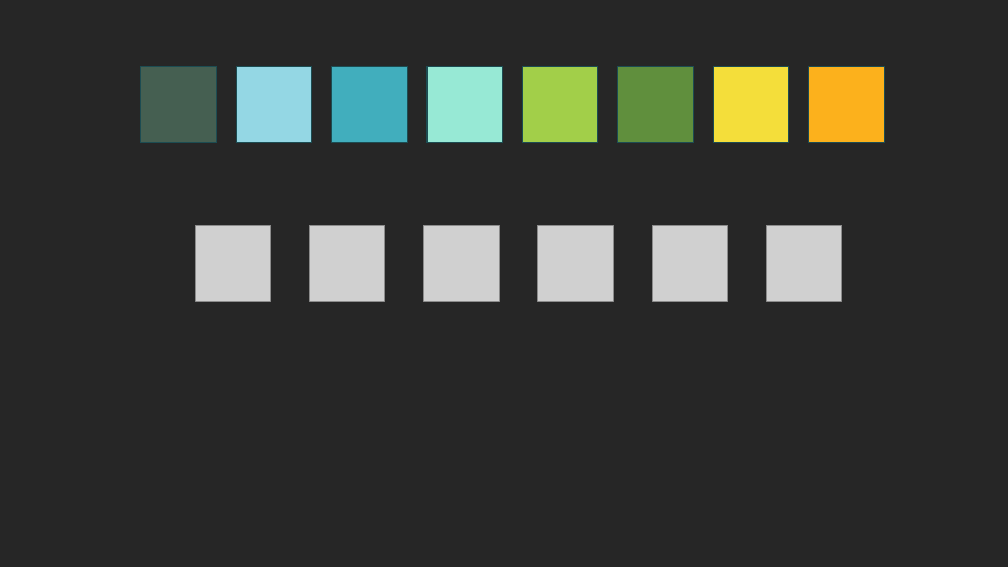
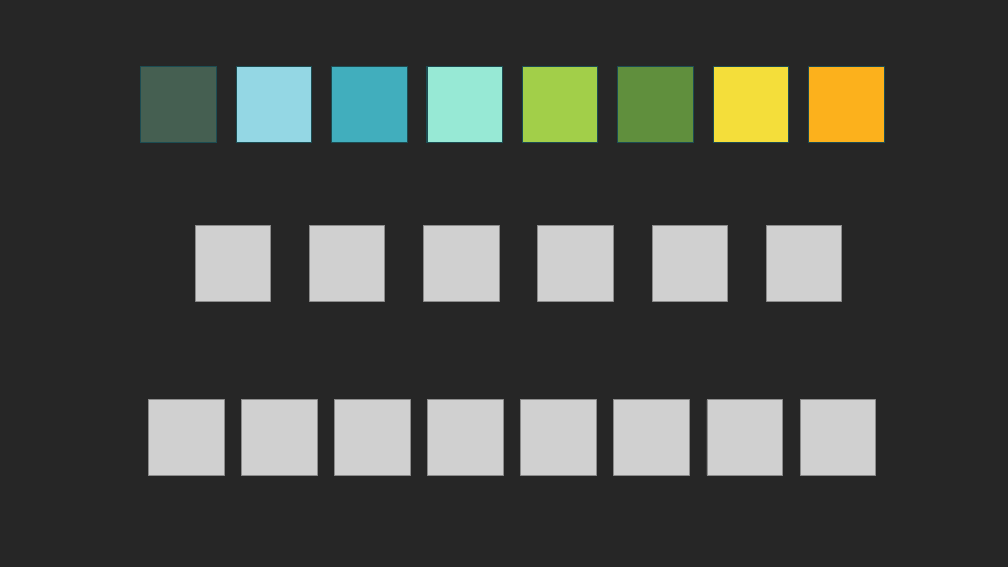
Before and after one commit to sunkken/PowerBI, a slide deck: slide 4 of marketmindz/design/marketmindz_design.pptx. Drawn at 1008x567 pixels with LibreOffice and Linux fonts; fonts in the diff are those of the drawing; grey boxes stand for pictures. Boxes give left, top, right and bottom in pixels: in the first picture for what was removed or moved away, otherwise in the second. Text is boxed around its words. In the diff, an @@ line names an element or a change of style, - is before the commit and + after.

```diff
--- a/marketmindz/design/marketmindz_design.pptx
+++ b/marketmindz/design/marketmindz_design.pptx
@@ picture added at box(148, 400, 224, 476) @@
@@ picture added at box(242, 400, 318, 476) @@
@@ picture added at box(335, 400, 411, 476) @@
@@ picture added at box(428, 400, 504, 476) @@
@@ picture added at box(521, 400, 597, 476) @@
@@ picture added at box(614, 400, 690, 476) @@
@@ picture added at box(707, 400, 783, 476) @@
@@ picture added at box(800, 400, 876, 476) @@
```
Also in this commit, not shown: 3 other slides changed, 12 other files.
